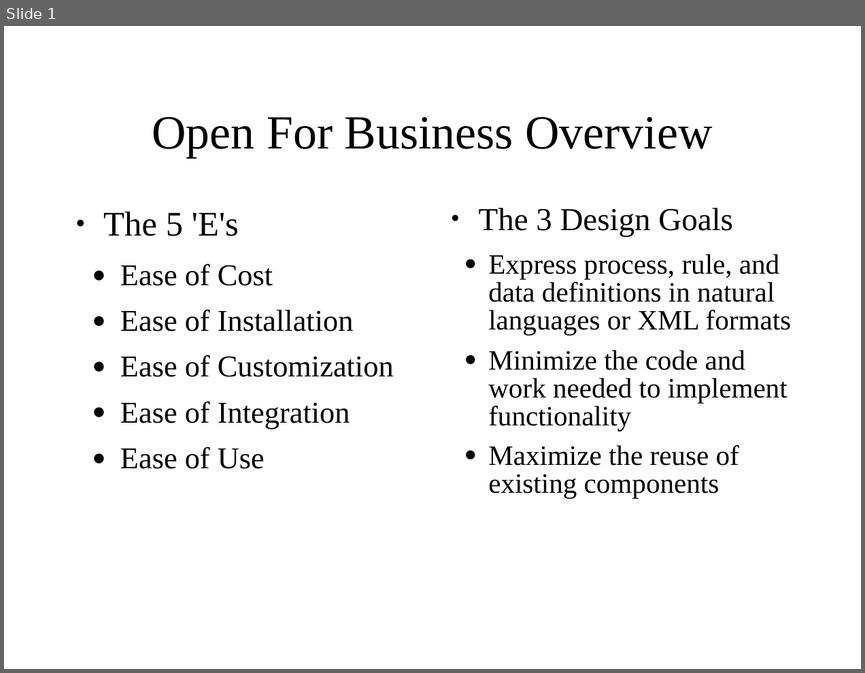
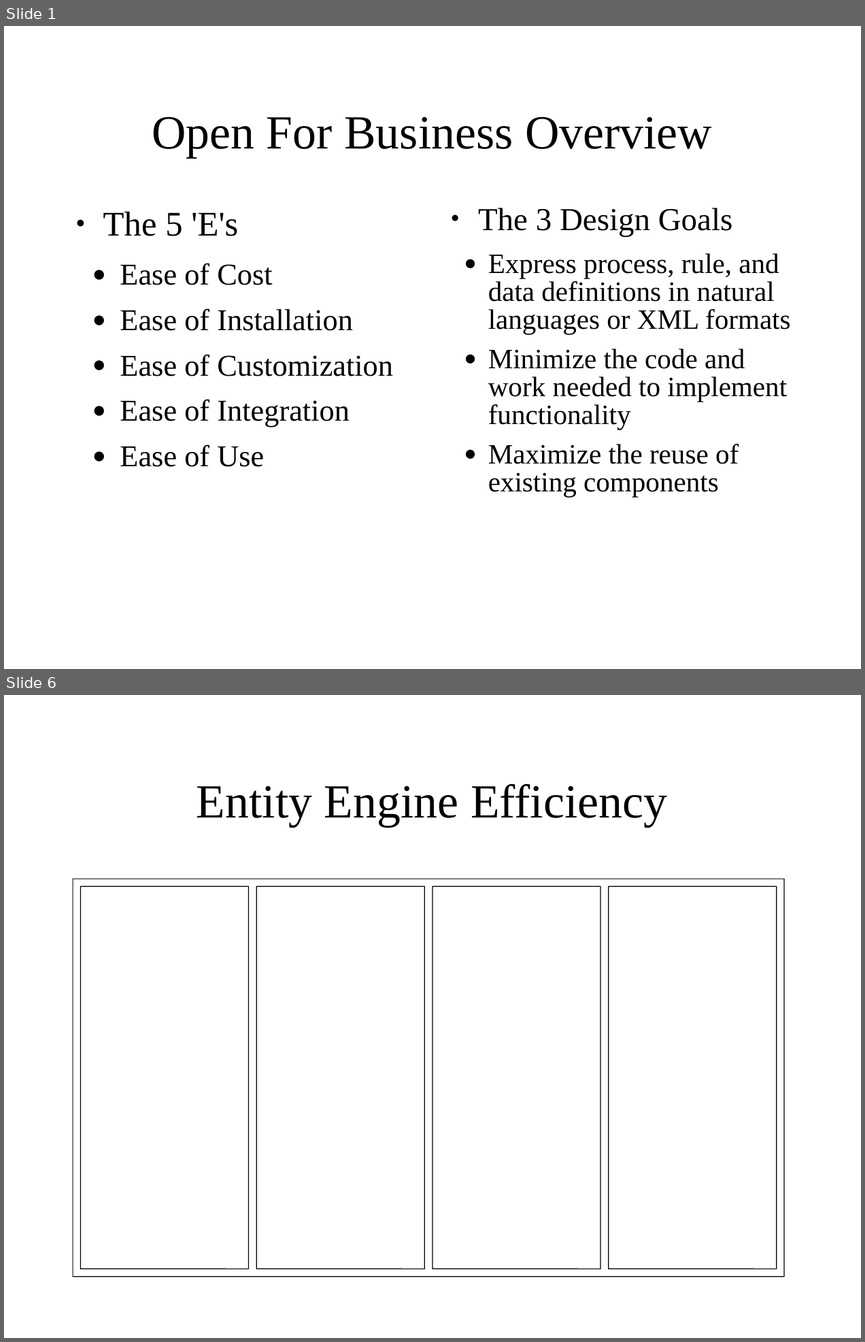
Before and after one commit to delan/OFBiz, a slide deck: website/ofbiz-overview.ppt. Shown one above the other, each under a label of ours: slide 1 before the commit, slides 1 and 6 after it; the slides between them are not shown. The pictures are 865x673 and 865x1342 pixels, drawn with LibreOffice and Linux fonts; fonts in the diff are those of the drawing. Boxes give left, top, right and bottom in pixels: in the first picture for what was removed or moved away, otherwise in the second. Text is boxed around its words. In the diff, an @@ line names an element or a change of style, - is before the commit and + after.

Commit message:
Updated presentation, added Star Office Impress formatted file

```diff
--- a/website/ofbiz-overview.ppt
+++ b/website/ofbiz-overview.ppt
@@ slide 6 added at [4,695,861,1338], background #FFFFFF @@
@@ title added at [196,784,667,826], 44 pt, text #000000 @@
+Entity Engine Efficiency
@@ rounded rectangle added at [73,879,785,1276], outline #000000 0.74 pt @@
@@ freeform shape added at [80,886,248,1269], outline #000000 0.74 pt @@
@@ freeform shape added at [257,886,425,1269], outline #000000 0.74 pt @@
@@ freeform shape added at [432,886,600,1269], outline #000000 0.74 pt @@
@@ freeform shape added at [609,886,777,1269], outline #000000 0.74 pt @@
@@ slide 1 changed as well @@
@@ text "The 5 'E's" at [103,211,393,467]: indent changed @@
@@ text "The 3 Design Goals" at [478,208,791,497]: indent changed @@
```
Also in this commit, not shown: 1 other slide changed, 3 other slides added, 1 other file.
